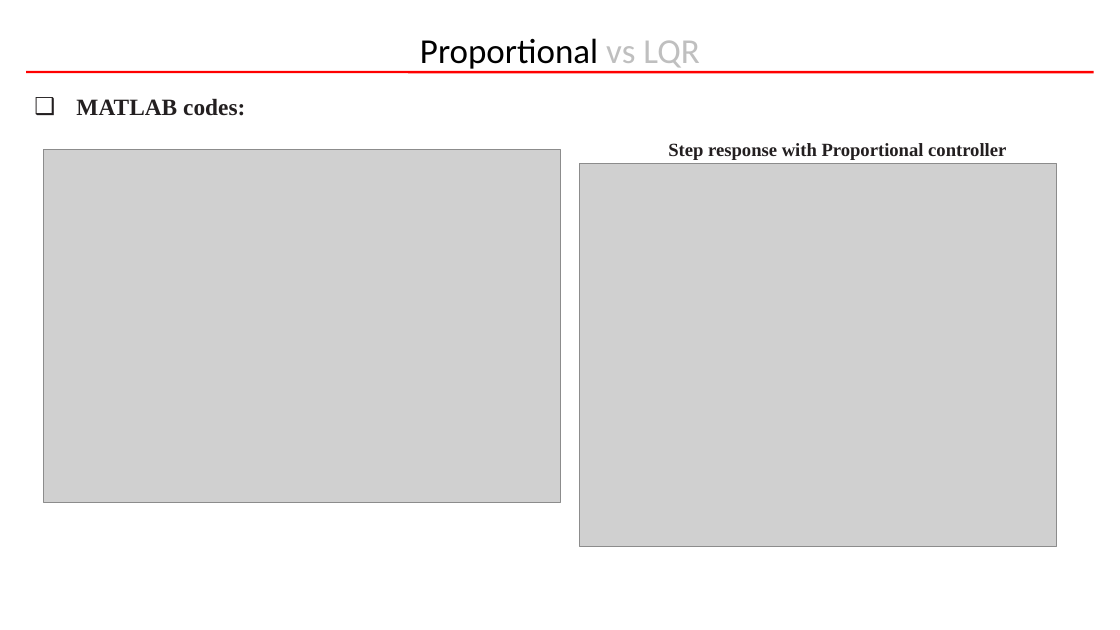
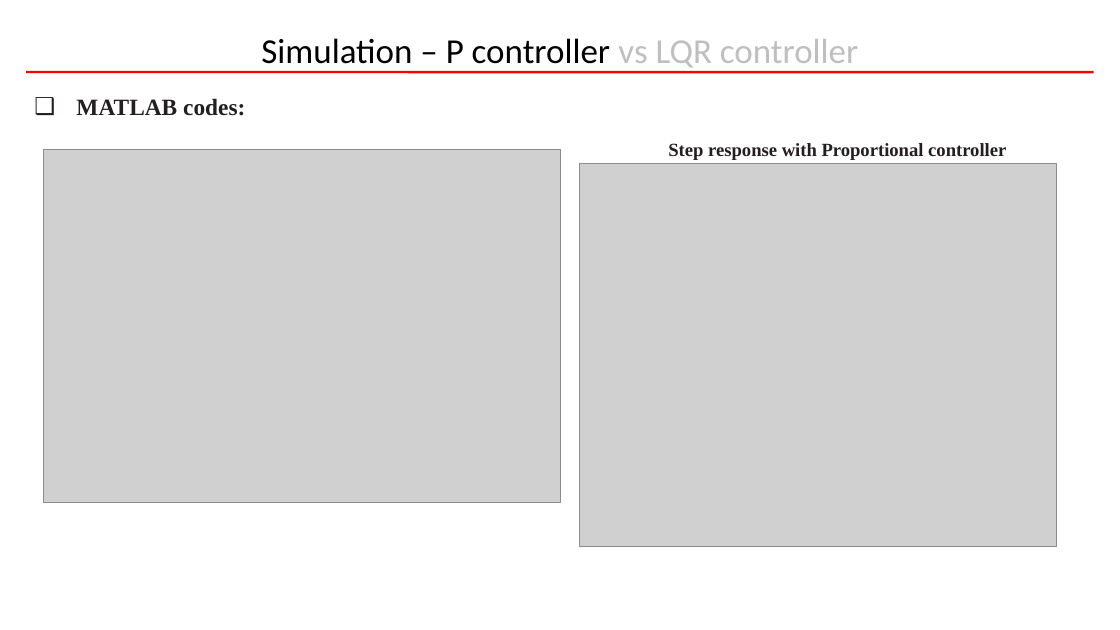
Before and after one commit to reenor/UOU-WA1194-Linear-System-Control, a slide deck: slide 13 of Exercises/20245360_CHUNG_QUANG_KHANH_Term_Project/20245360_CHUNG_QUANG_KHANH_Optimal_Control.pptx. Drawn at 1120x630 pixels with LibreOffice and Linux fonts; fonts in the diff are those of the drawing; grey boxes stand for pictures; background and template pictures are left out. Boxes give left, top, right and bottom in pixels: in the first picture for what was removed or moved away, otherwise in the second. Text is boxed around its words. In the diff, an @@ line names an element or a change of style, - is before the commit and + after.

```diff
--- a/Exercises/20245360_CHUNG_QUANG_KHANH_Term_Project/20245360_CHUNG_QUANG_KHANH_Optimal_Control.pptx
+++ b/Exercises/20245360_CHUNG_QUANG_KHANH_Term_Project/20245360_CHUNG_QUANG_KHANH_Optimal_Control.pptx
@@ title at <box>261,38,858,72</box>: text changed @@
-Proportional vs LQR
+Simulation – P controller vs LQR controller
```
Also in this commit, not shown: 2 other slides changed, 4 slides added, 1 slide removed, 1 other file.
